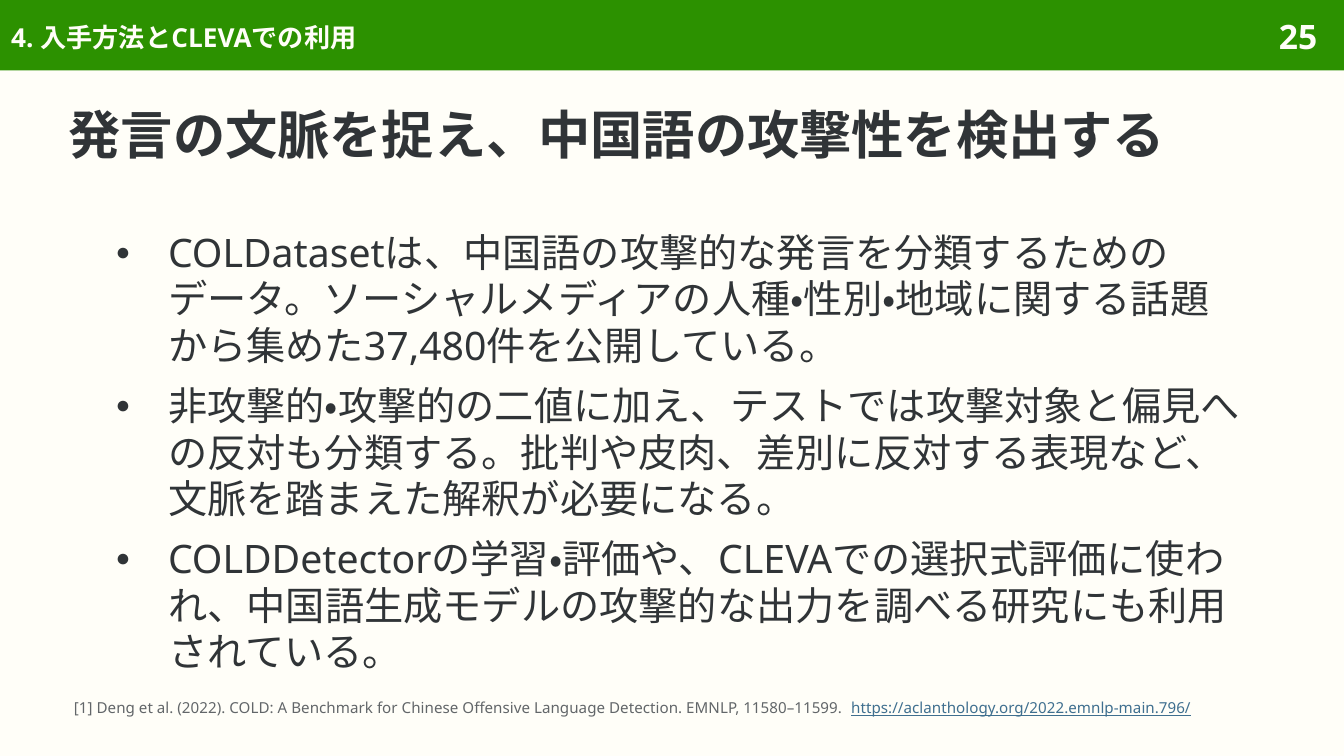
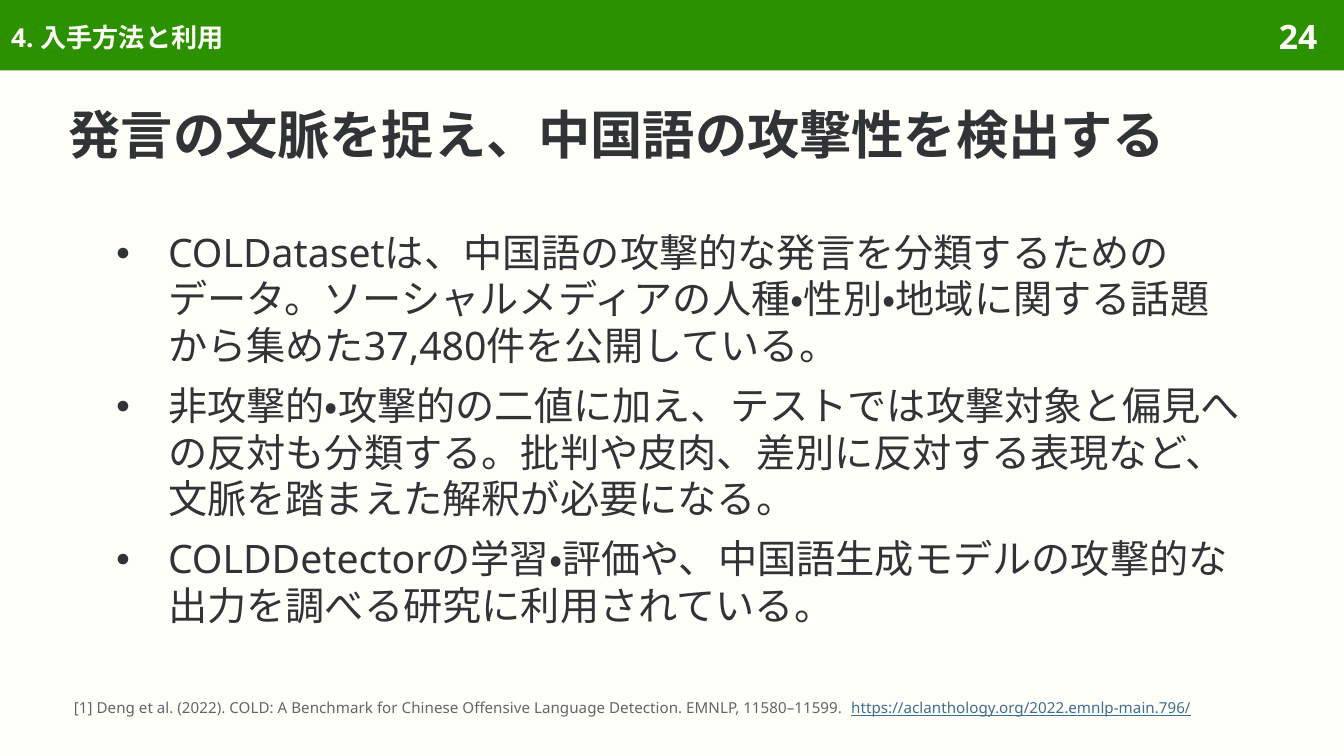
Before and after one commit to sasakiy84/datasets-in-10-minutes, a slide deck: slide 24 of slides/datasets-in-10-minutes-cold.pptx (slide 25 before the commit). Drawn at 1344x756 pixels with LibreOffice and Linux fonts; fonts in the diff are those of the drawing. Boxes give left, top, right and bottom in pixels: in the first picture for what was removed or moved away, otherwise in the second. Text is boxed around its words. In the diff, an @@ line names an element or a change of style, - is before the commit and + after.

```diff
--- a/slides/datasets-in-10-minutes-cold.pptx
+++ b/slides/datasets-in-10-minutes-cold.pptx
@@ title at (11,24,223,50): text changed @@
-4. 入手方法とCLEVAでの利用
+4. 入手方法と利用
@@ page number at (1279,24,1317,49): text changed @@
-25
+24
@@ text at (168,540,1228,623): text changed @@
-● COLDDetectorの学習・評価や、CLEVAでの選択式評価に使われ、中国語生成モデルの攻撃的な出力を調べる研究にも利用されている。
+● COLDDetectorの学習・評価や、中国語生成モデルの攻撃的な出力を調べる研究に利用されている。
```
Also in this commit, not shown: 5 other slides changed, 2 slides removed, 53 other files.
